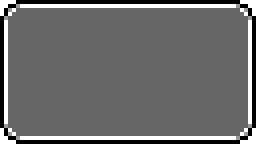
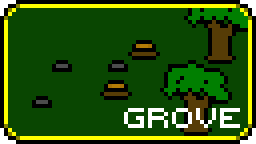
Before/after of a w=256, h=144 layered artwork. What changed in the layer stack:
showed "Border: Yellow" over (4, 4, 252, 140)
hid "Border: Vanilla" over (4, 4, 252, 140)
added layer "Text" above "Image" over (124, 108, 240, 128)
painted on "Image" over (8, 8, 248, 136)
